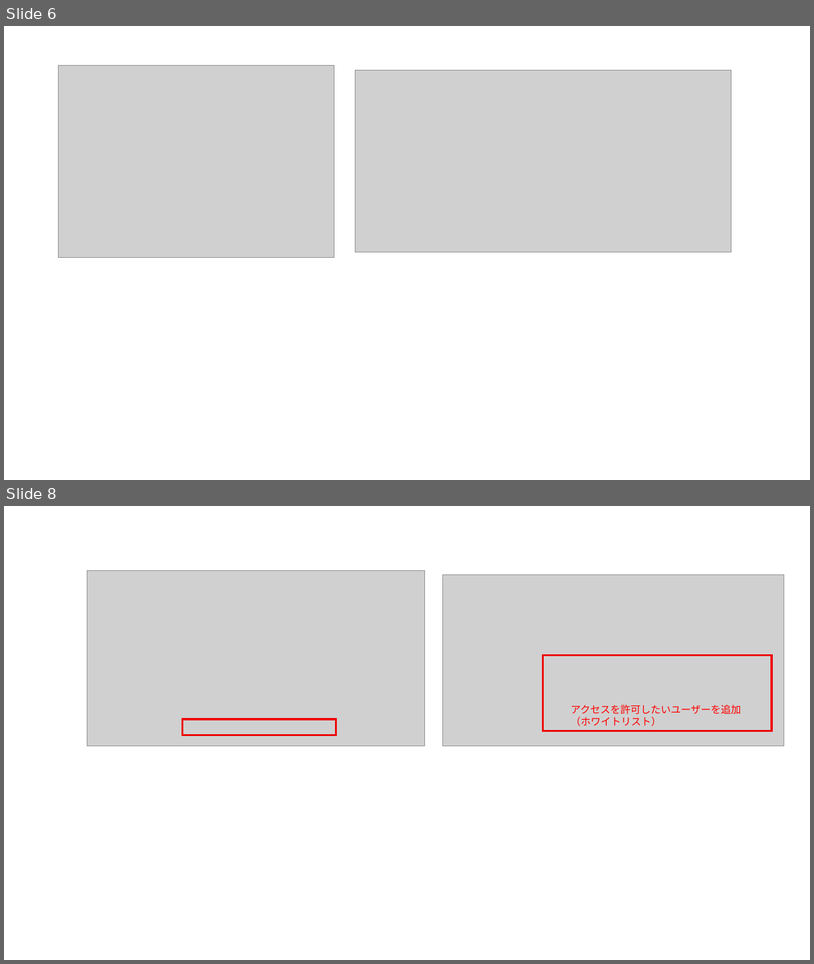
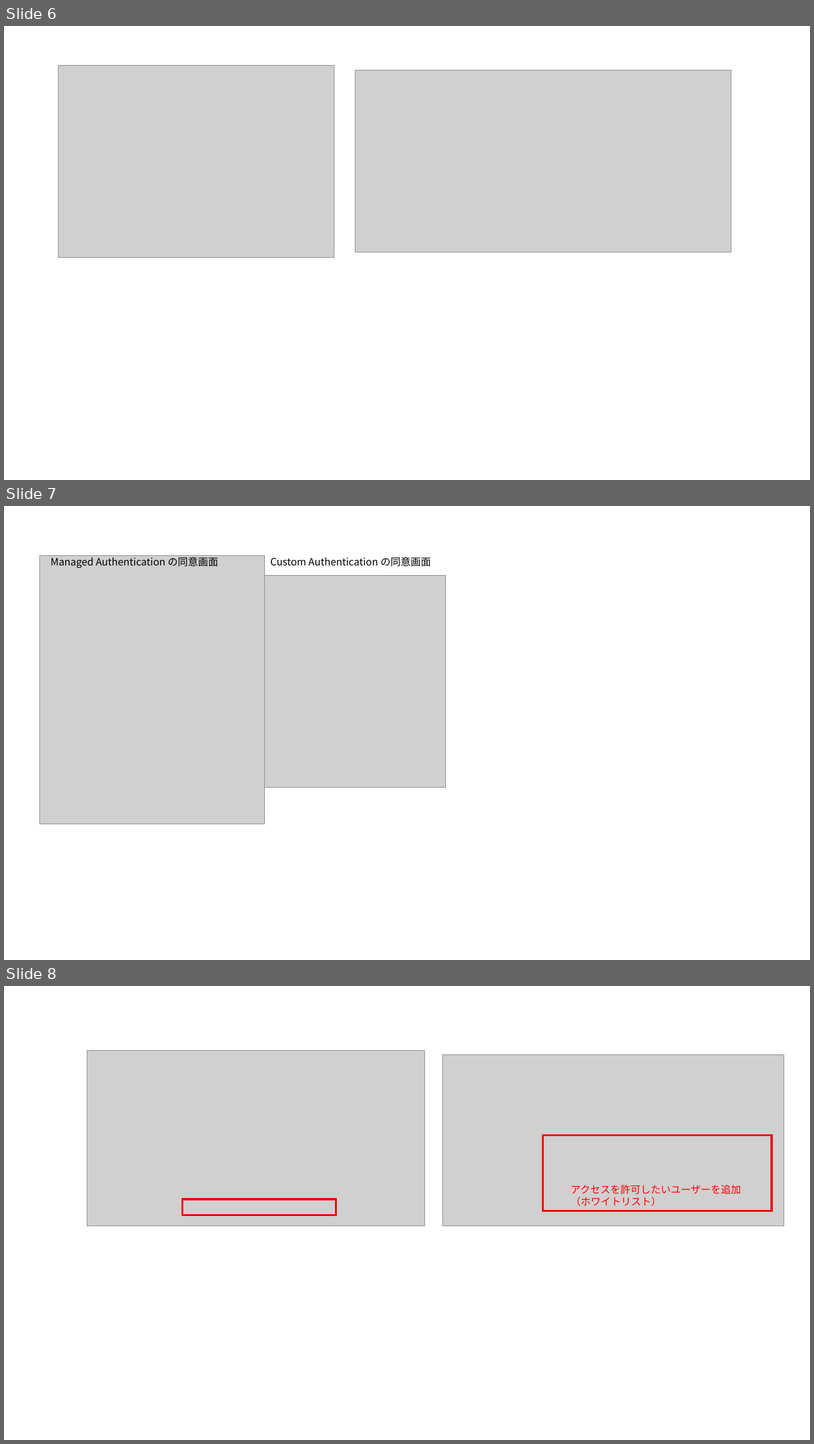
Before and after one commit to ayuina/ainaba-csa-blog, a slide deck: auth-static-webapp/images/figures.pptx. Shown one above the other, each under a label of ours: slides 6 and 8 before the commit, slides 6, 7 and 8 after it; the slides between them are not shown. The pictures are 814x964 and 814x1444 pixels, drawn with LibreOffice and Linux fonts; fonts in the diff are those of the drawing; grey boxes stand for pictures. Boxes give left, top, right and bottom in pixels: in the first picture for what was removed or moved away, otherwise in the second. Text is boxed around its words. In the diff, an @@ line names an element or a change of style, - is before the commit and + after.

```diff
--- a/auth-static-webapp/images/figures.pptx
+++ b/auth-static-webapp/images/figures.pptx
@@ slide 7 added at (x1=4, y1=506, x2=810, y2=960), background #FFFFFF @@
@@ picture added at (x1=39, y1=556, x2=265, y2=823) @@
@@ text added at (x1=51, y1=555, x2=218, y2=568), 12 pt, text #000000 @@
+Managed Authentication の同意画面
@@ text added at (x1=270, y1=557, x2=431, y2=567), 12 pt, text #000000 @@
+Custom Authentication の同意画面
@@ picture added at (x1=262, y1=576, x2=446, y2=787) @@
```
Also in this commit, not shown: 1 slide removed, 1 other file.
